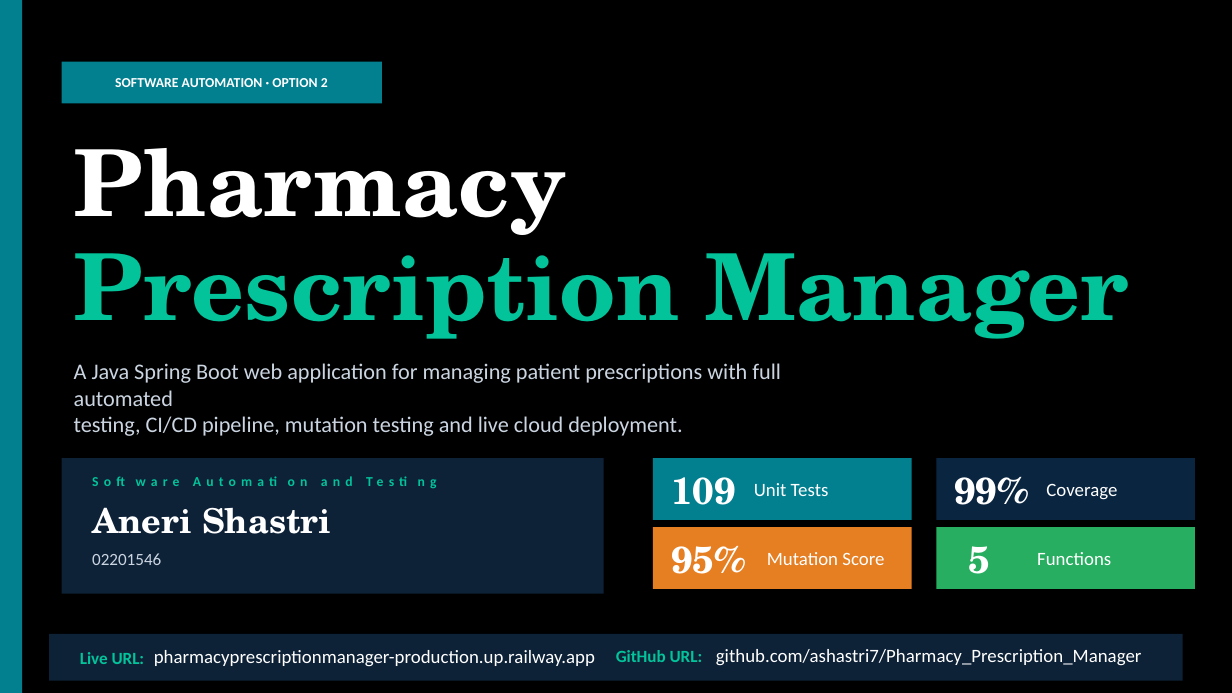
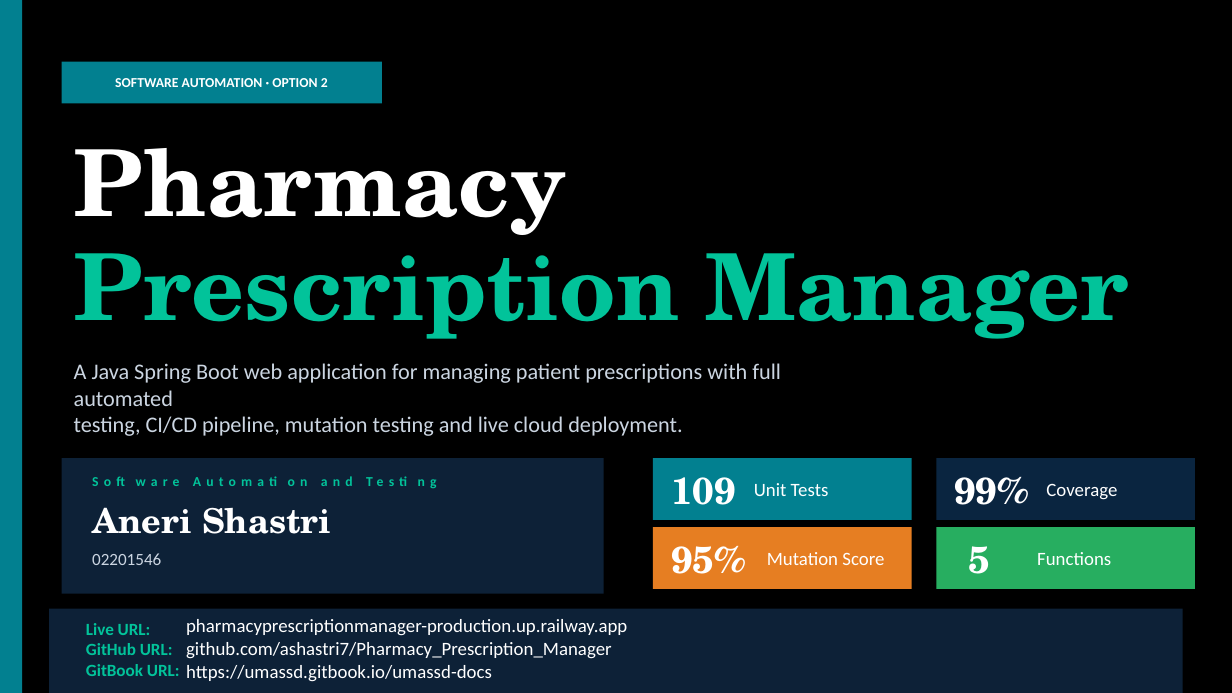
Before and after one commit to ashastri7/Pharmacy_Prescription_Manager, a slide deck: slide 1 of PharmacyPrescriptionManagerPresentation.pptx. Drawn at 1232x693 pixels with LibreOffice and Linux fonts; fonts in the diff are those of the drawing. Boxes give left, top, right and bottom in pixels: in the first picture for what was removed or moved away, otherwise in the second. Text is boxed around its words. In the diff, an @@ line names an element or a change of style, - is before the commit and + after.

Commit message:
Resolved conflict between local code and GitBook docs

```diff
--- a/PharmacyPrescriptionManagerPresentation.pptx
+++ b/PharmacyPrescriptionManagerPresentation.pptx
@@ rectangle: place and size @@
-rectangle at [49, 633, 1183, 680]
+rectangle at [49, 609, 1183, 693]
@@ text "Live URL:": place and size @@
-text "Live URL:" at [80, 652, 145, 664]
+text "Live URL:" at [86, 623, 180, 676]
@@ text "pharmacyprescriptionmanager-production.up.railway.app": place and size @@
-text "pharmacyprescriptionmanager-production.up.railway.app" at [154, 650, 595, 667]
+text "pharmacyprescriptionmanager-production.up.railway.app" at [186, 619, 627, 682]
@@ text at [86, 643, 180, 676]: paragraphs added @@
+GitHub URL:
+GitBook URL:
@@ text at [186, 642, 612, 682]: paragraphs added @@
+github.com/ashastri7/Pharmacy_Prescription_Manager
+https://umassd.gitbook.io/umassd-docs
@@ text removed at [616, 650, 703, 662] @@
-GitHub URL:
@@ text removed at [716, 649, 1142, 666] @@
-github.com/ashastri7/Pharmacy_Prescription_Manager
```
Also in this commit, not shown: 1 other file.
